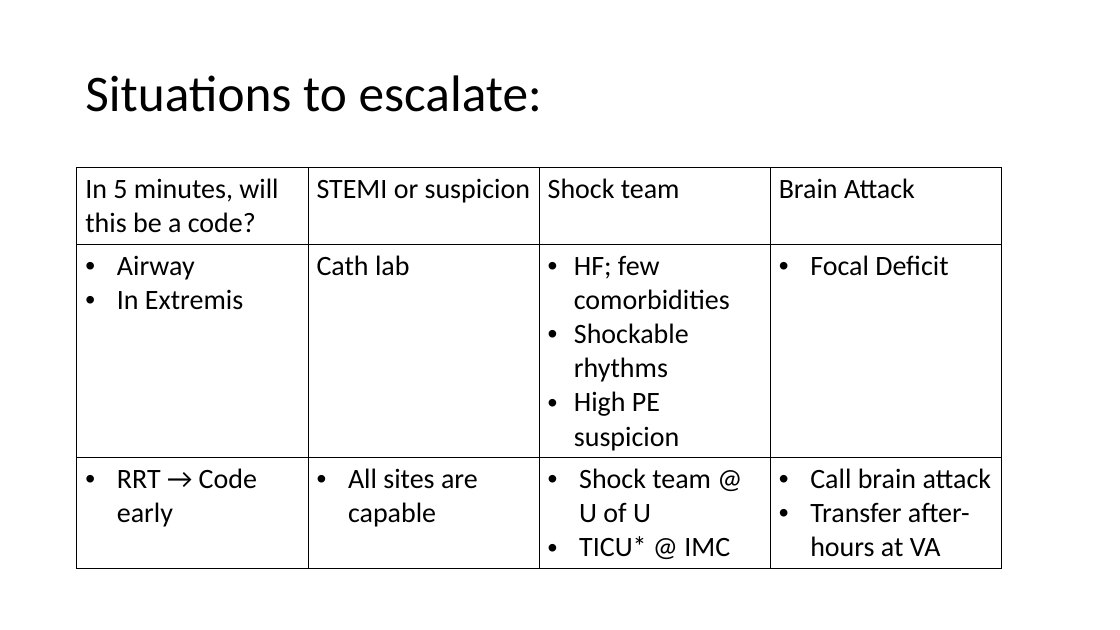
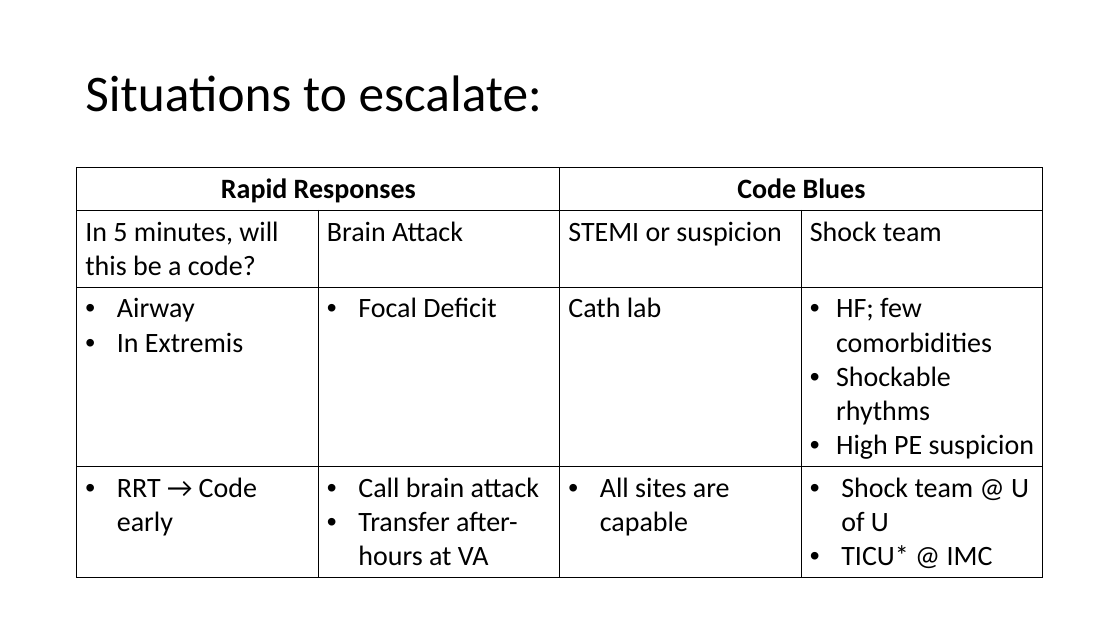
Before and after one commit to reblocke/reblocke.github.io, a slide deck: slide 3 of files/code-rrt/Personnel.pptx. Drawn at 1120x630 pixels with LibreOffice and Linux fonts; fonts in the diff are those of the drawing. Boxes give left, top, right and bottom in pixels: in the first picture for what was removed or moved away, otherwise in the second. Text is boxed around its words. In the diff, an @@ line names an element or a change of style, - is before the commit and + after.

Commit message:
slide update

```diff
--- a/files/code-rrt/Personnel.pptx
+++ b/files/code-rrt/Personnel.pptx
@@ table at box(77, 168, 1045, 571) @@
-row 1: In 5 minutes, will this be a code? | STEMI or suspicion | Shock team | Brain Attack
-row 2: Airway / In Extremis | Cath lab | HF; few comorbidities / Shockable rhythms / High PE suspicion | Focal Deficit
-row 3: RRT → Code early | All sites are capable | Shock team @ U of U / TICU* @ IMC | Call brain attack / Transfer after-hours at VA
+row 1: Rapid Responses |  | Code Blues | 
+row 2: In 5 minutes, will this be a code? | Brain Attack | STEMI or suspicion | Shock team
+row 3: Airway / In Extremis | Focal Deficit | Cath lab | HF; few comorbidities / Shockable rhythms / High PE suspicion
+row 4: RRT → Code early | Call brain attack / Transfer after-hours at VA | All sites are capable | Shock team @ U of U / TICU* @ IMC
@@ table: place and size @@
-table at box(77, 168, 1002, 563)
+table at box(77, 168, 1045, 571)
```
Also in this commit, not shown: 1 other slide changed, 4 other files.
